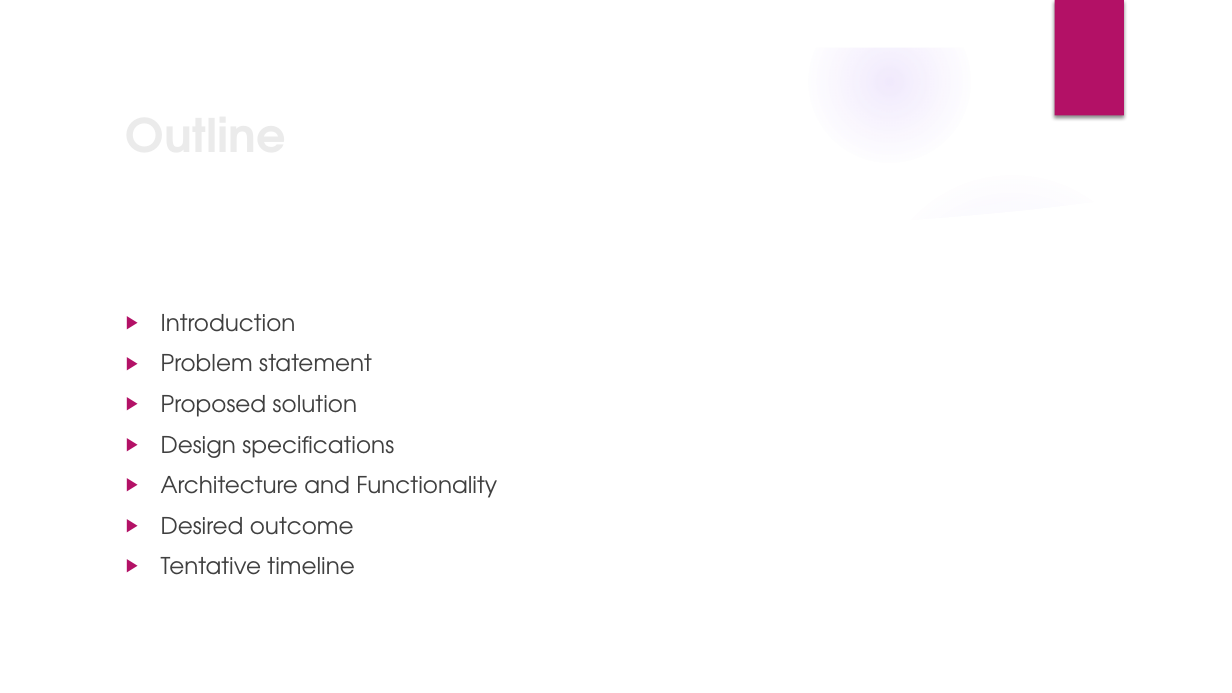
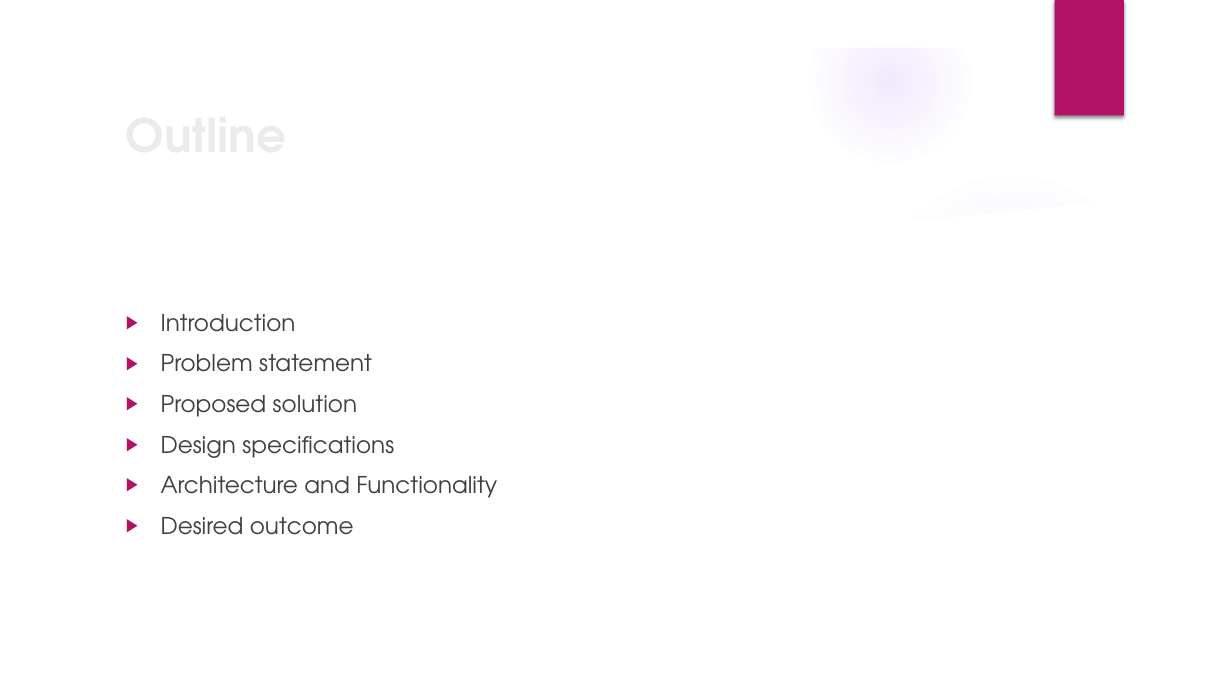
Before and after one commit to ks-manu/Mannschaft_KNUST, a slide deck: slide 3 of MannschaftPresentation.pptx. Drawn at 1232x693 pixels with LibreOffice and Linux fonts; fonts in the diff are those of the drawing; background and template pictures are left out. Boxes give left, top, right and bottom in pixels: in the first picture for what was removed or moved away, otherwise in the second. Text is boxed around its words. In the diff, an @@ line names an element or a change of style, - is before the commit and + after.

```diff
--- a/MannschaftPresentation.pptx
+++ b/MannschaftPresentation.pptx
@@ text at (x1=161, y1=557, x2=354, y2=575): paragraph removed @@
-▶ Tentative timeline
```
Also in this commit, not shown: 4 other slides changed, 3 slides added, 1 slide removed.
